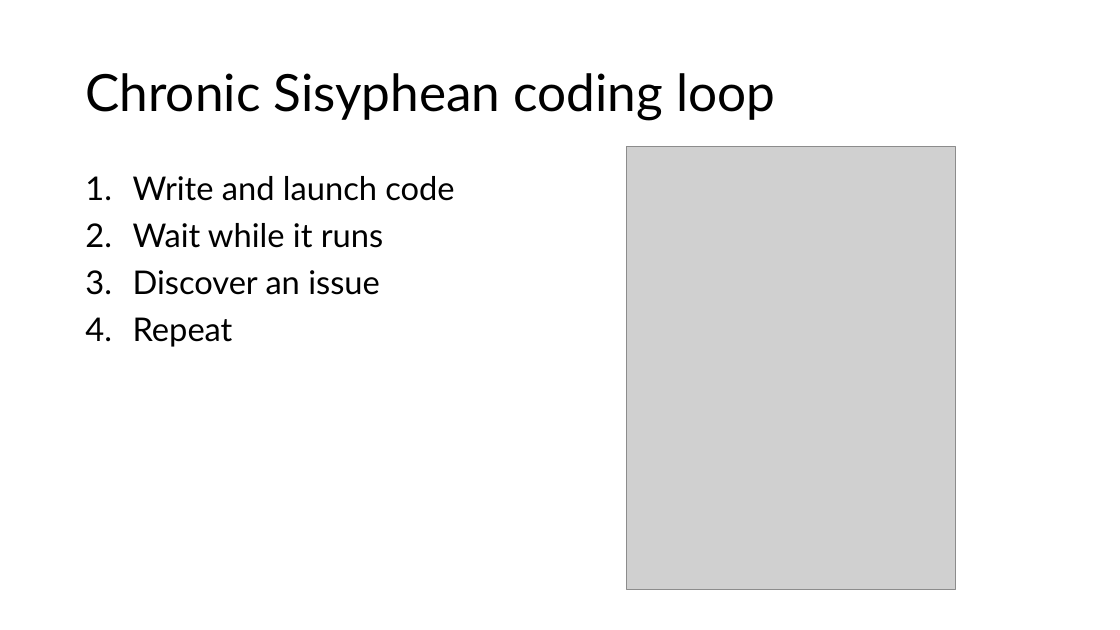
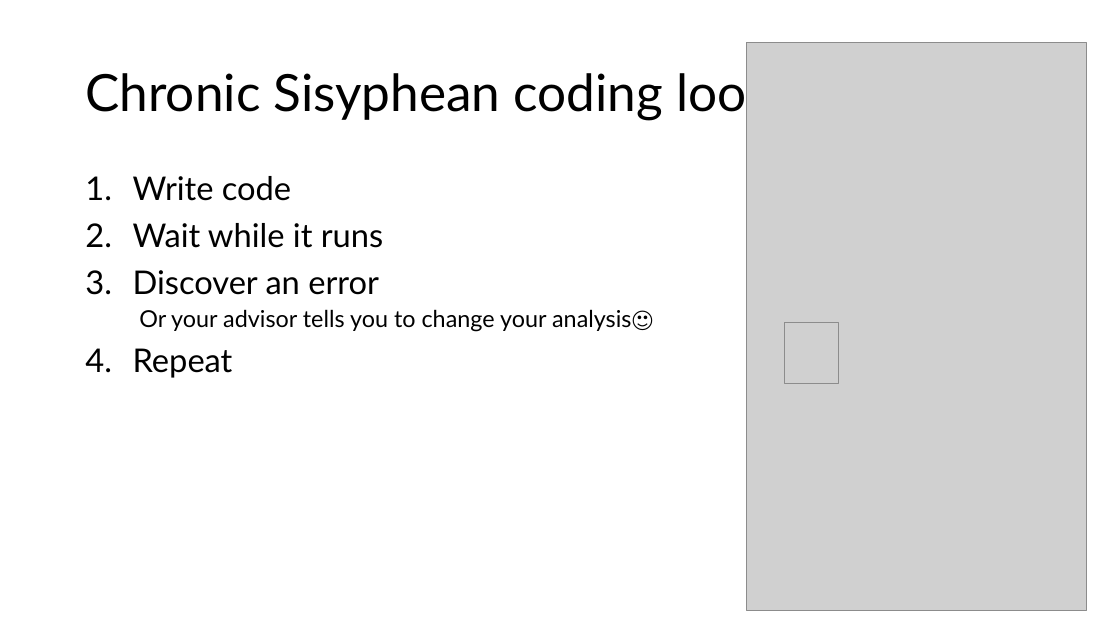
Before and after one commit to andreashandel/targets-tutorial, a slide deck: slide 2 of products/slides/idig-pres.pptx. Drawn at 1120x630 pixels with LibreOffice and Linux fonts; fonts in the diff are those of the drawing; grey boxes stand for pictures. Boxes give left, top, right and bottom in pixels: in the first picture for what was removed or moved away, otherwise in the second. Text is boxed around its words. In the diff, an @@ line names an element or a change of style, - is before the commit and + after.

```diff
--- a/products/slides/idig-pres.pptx
+++ b/products/slides/idig-pres.pptx
@@ picture: place and size @@
-picture at (627, 146, 956, 590)
+picture at (747, 43, 1086, 611)
@@ text at (133, 176, 291, 201): text changed @@
-1. Write and launch code
+1. Write code
@@ text at (133, 270, 653, 332): text changed; size 28 to 20 pt @@
-3. Discover an issue
+3. Discover an error
+  Or your advisor tells you to change your analysis🙂
@@ picture added at (785, 323, 839, 384) @@
```
Also in this commit, not shown: 4 other slides changed, 3 slides added.
